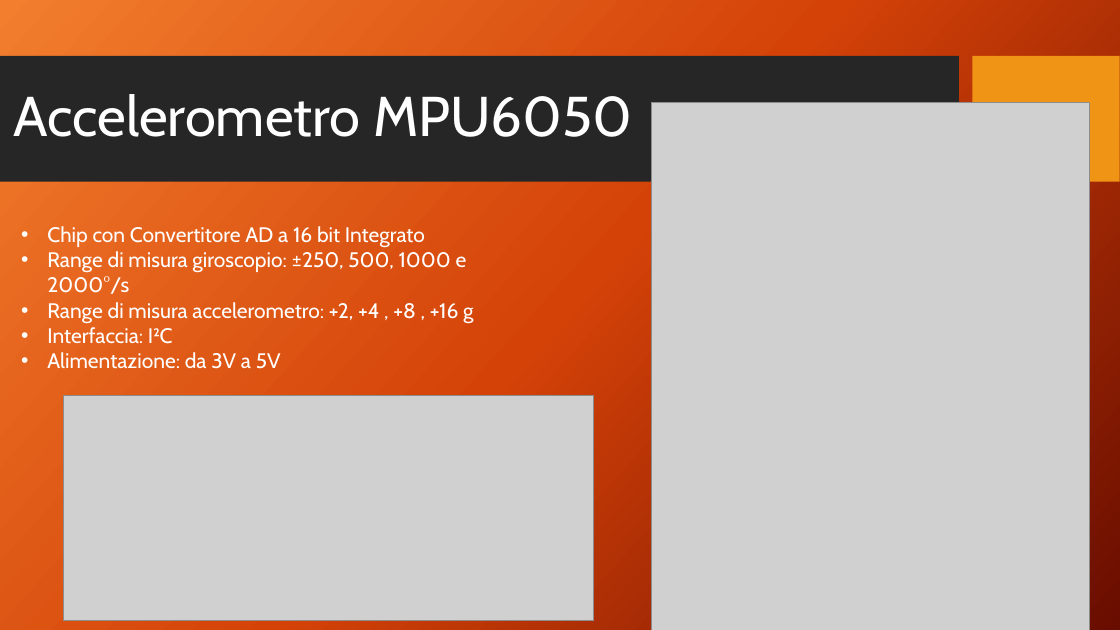
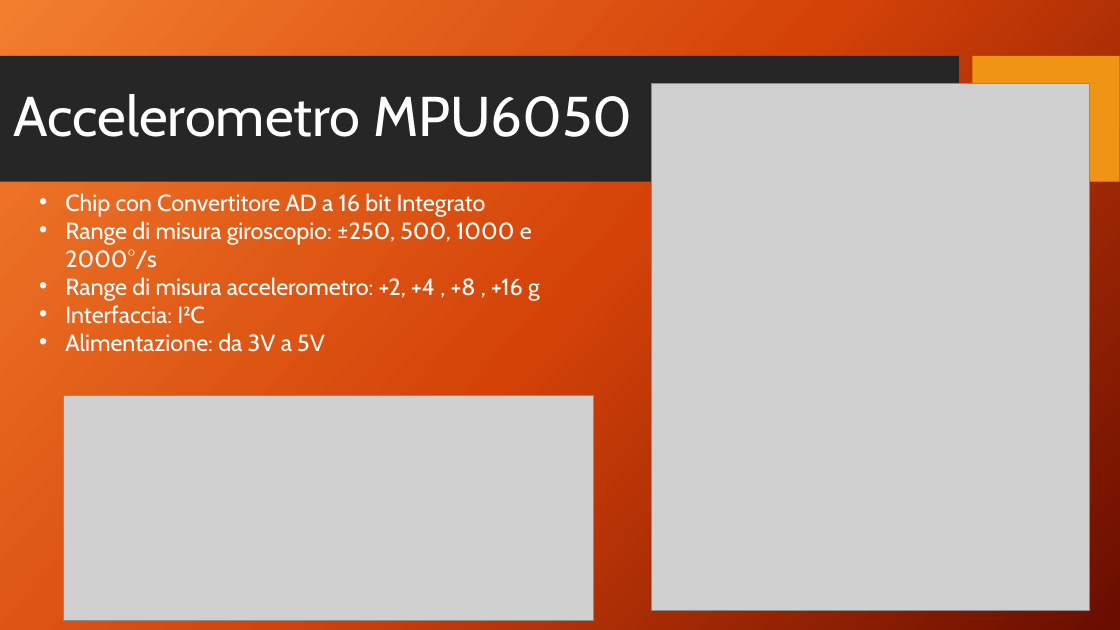
Before and after one commit to sebastianomelita/seismolab, a slide deck: slide 16 of files/seismoclouddevice-arduino-master/PROGGETTO SAPIENZA .pptx (slide 22 before the commit). Drawn at 1120x630 pixels with LibreOffice and Linux fonts; fonts in the diff are those of the drawing; grey boxes stand for pictures; background and template pictures are left out. Boxes give left, top, right and bottom in pixels: in the first picture for what was removed or moved away, otherwise in the second. Text is boxed around its words. In the diff, an @@ line names an element or a change of style, - is before the commit and + after.

```diff
--- a/files/seismoclouddevice-arduino-master/PROGGETTO SAPIENZA .pptx
+++ b/files/seismoclouddevice-arduino-master/PROGGETTO SAPIENZA .pptx
@@ picture: place and size @@
-picture at <box>652,103,1090,630</box>
+picture at <box>652,83,1090,611</box>
@@ text "Chip con Convertitore AD a ...": place and size @@
-text "Chip con Convertitore AD a ..." at <box>47,226,473,369</box>
+text "Chip con Convertitore AD a ..." at <box>65,193,540,352</box>
@@ text "Chip con Convertitore AD a ..." at <box>65,193,540,352</box>: size 18 to 20 pt @@
```
Also in this commit, not shown: 4 slides added, 2 slides removed.
